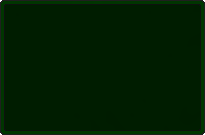
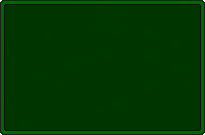
Two versions of the same layered image (205 × 135). Layer-by-layer changes:
showed group "Normal" (2 layers) over [1, 1, 204, 134]
hid group "Neutral" (2 layers) over [1, 1, 204, 134]
